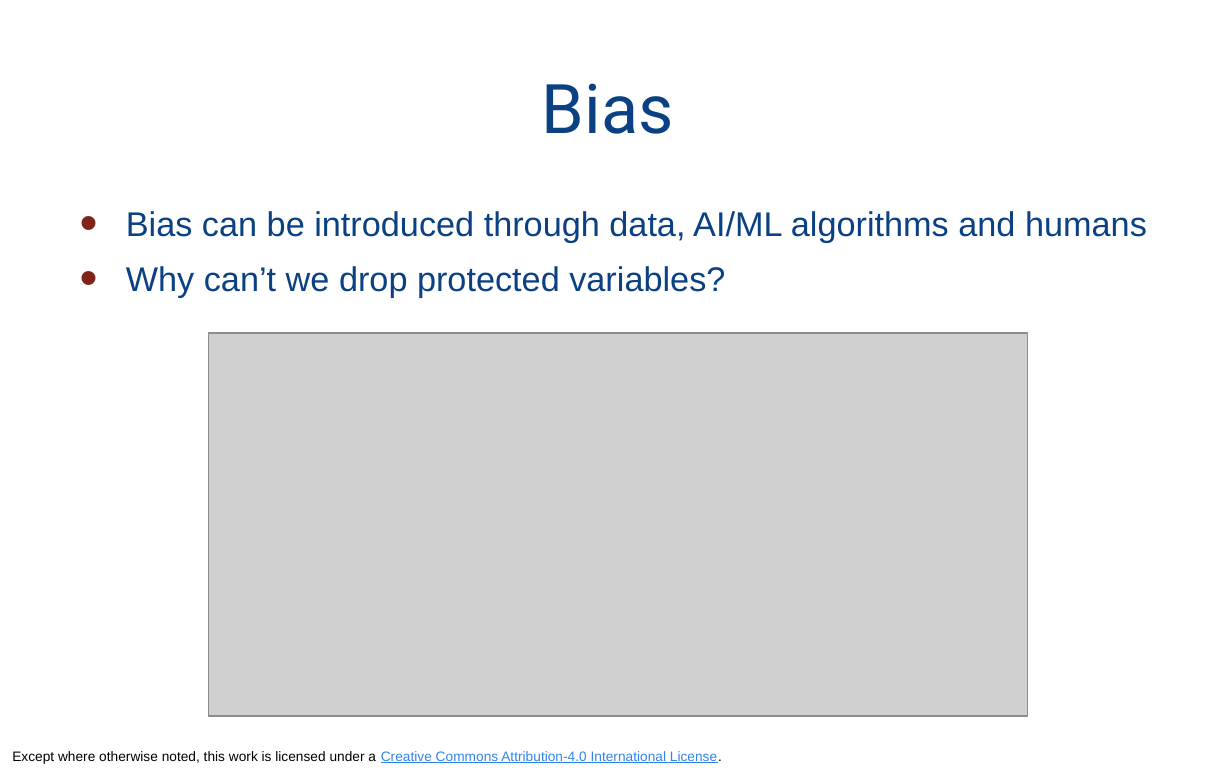
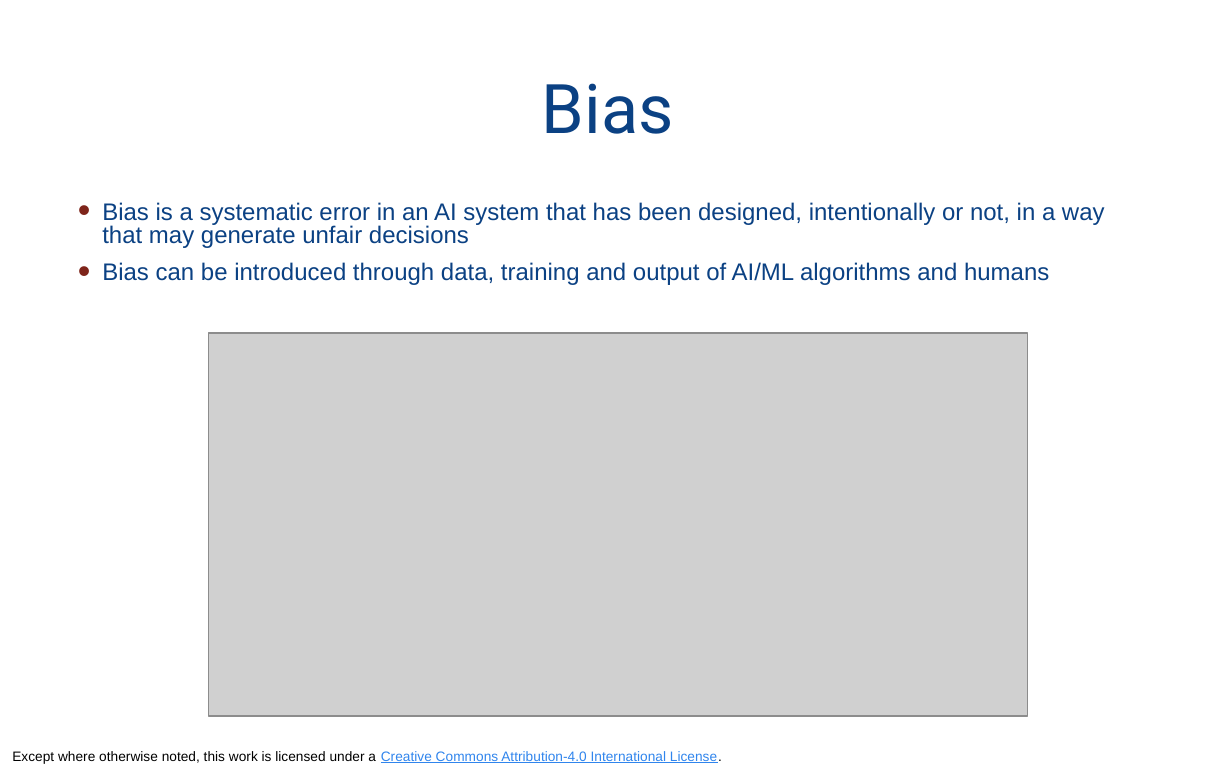
Before and after one commit to odpi/OpenDS4All, a slide deck: slide 15 of opends4all-resources/opends4all-ethics/AI-TRUST-Fairness-Aif360-intermediate.pptx (slide 12 before the commit). Drawn at 1232x770 pixels with LibreOffice and Linux fonts; fonts in the diff are those of the drawing; grey boxes stand for pictures. Boxes give left, top, right and bottom in pixels: in the first picture for what was removed or moved away, otherwise in the second. Text is boxed around its words. In the diff, an @@ line names an element or a change of style, - is before the commit and + after.

```diff
--- a/opends4all-resources/opends4all-ethics/AI-TRUST-Fairness-Aif360-intermediate.pptx
+++ b/opends4all-resources/opends4all-ethics/AI-TRUST-Fairness-Aif360-intermediate.pptx
@@ text at <box>102,202,1105,285</box>: text changed; size 20 to 14 pt @@
-• Bias can be introduced through data, AI/ML algorithms and humans
-• Why can’t we drop protected variables?
+• Bias is a systematic error in an AI system that has been designed, intentionally or not, in a way that may generate unfair decisions
+• Bias can be introduced through data, training and output of AI/ML algorithms and humans
```
Also in this commit, not shown: 6 other slides changed, 5 slides added, 1 other file.
